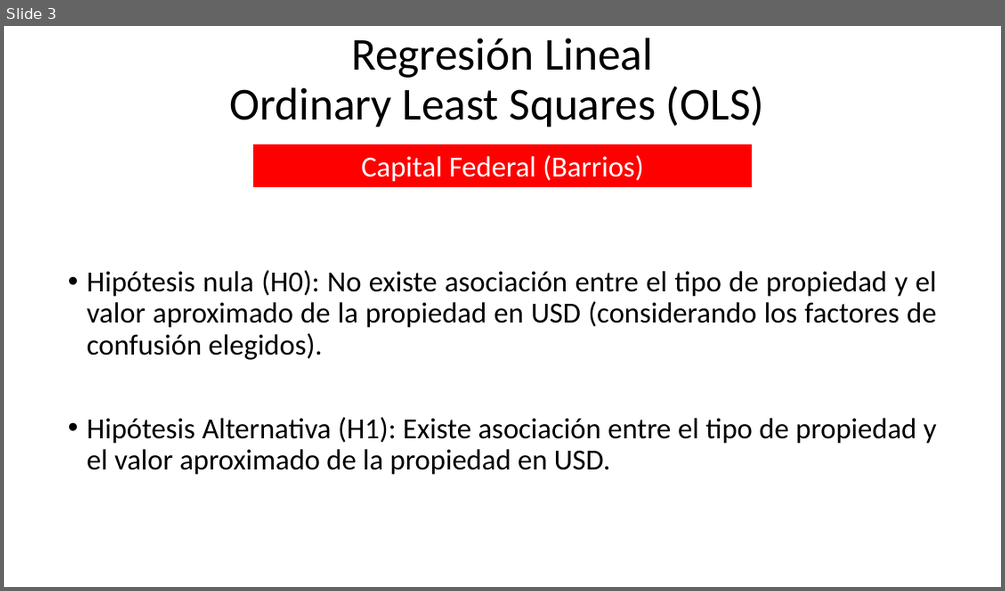
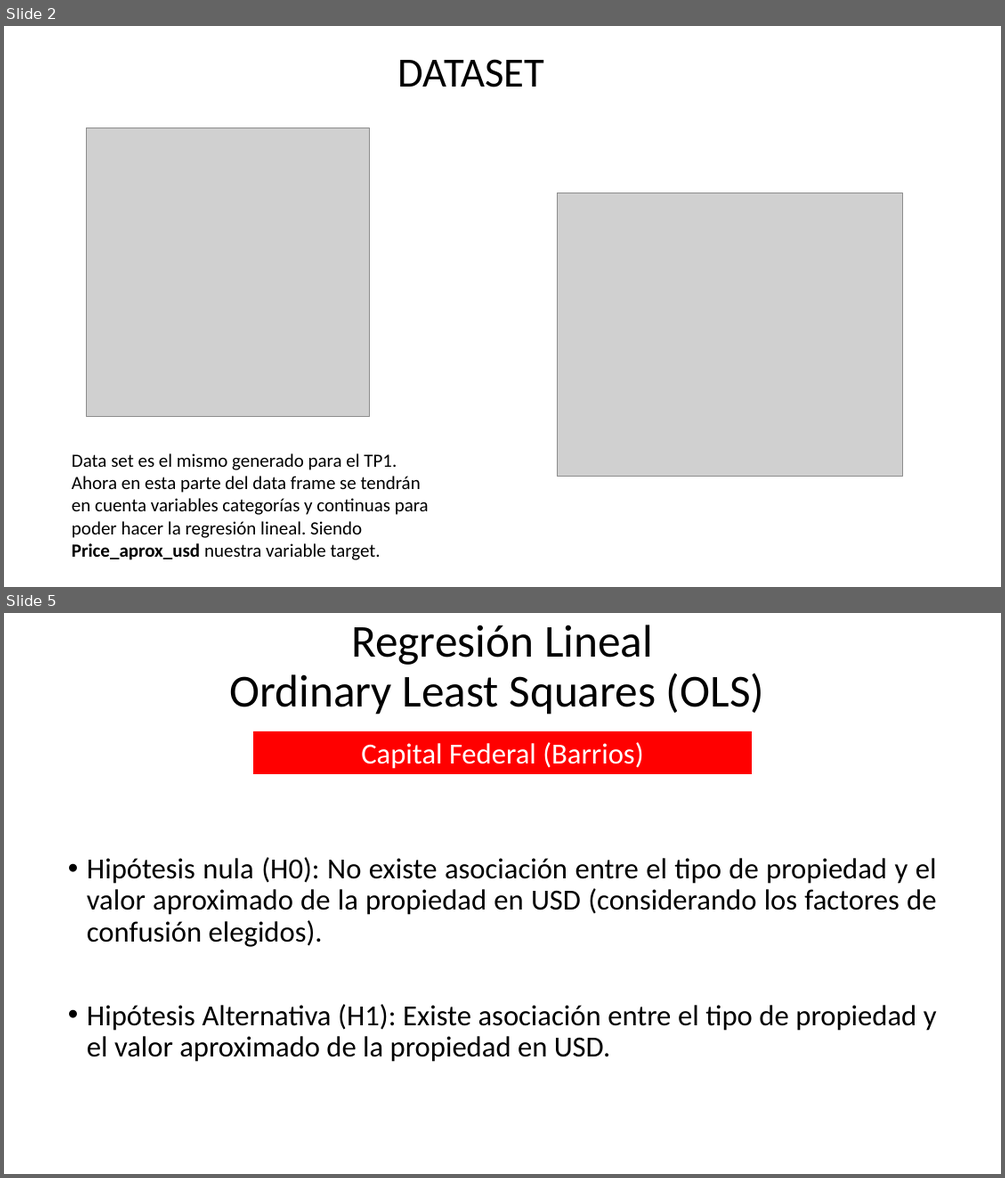
Before and after one commit to asasa293/limpieza_datos, a slide deck: TP2/TP2_GRUPO12.pptx. Shown one above the other, each under a label of ours: slide 3 before the commit, slides 2 and 5 after it; the slides between them are not shown. The pictures are 1005x591 and 1005x1178 pixels, drawn with LibreOffice and Linux fonts; fonts in the diff are those of the drawing; grey boxes stand for pictures. Boxes give left, top, right and bottom in pixels: in the first picture for what was removed or moved away, otherwise in the second. Text is boxed around its words. In the diff, an @@ line names an element or a change of style, - is before the commit and + after.

```diff
--- a/TP2/TP2_GRUPO12.pptx
+++ b/TP2/TP2_GRUPO12.pptx
@@ slide 2 added at [4, 26, 1001, 587], background #FFFFFF @@
@@ text added at [398, 59, 544, 87], 40 pt, text #000000 @@
+DATASET
@@ picture added at [86, 127, 369, 417] @@
@@ picture added at [558, 193, 903, 476] @@
@@ text added at [72, 453, 429, 560], 18 pt, text #000000 @@
+Data set es el mismo generado para el TP1. Ahora en esta parte del data frame se tendrán en cuenta variables categorías y continuas para poder hacer la regresión lineal. Siendo Price_aprox_usd nuestra variable target.
@@ what was slide 3 is now slide 5 @@
```
Also in this commit, not shown: 1 slide changed, 9 other slides added, 20 slides removed, 2 other files.
